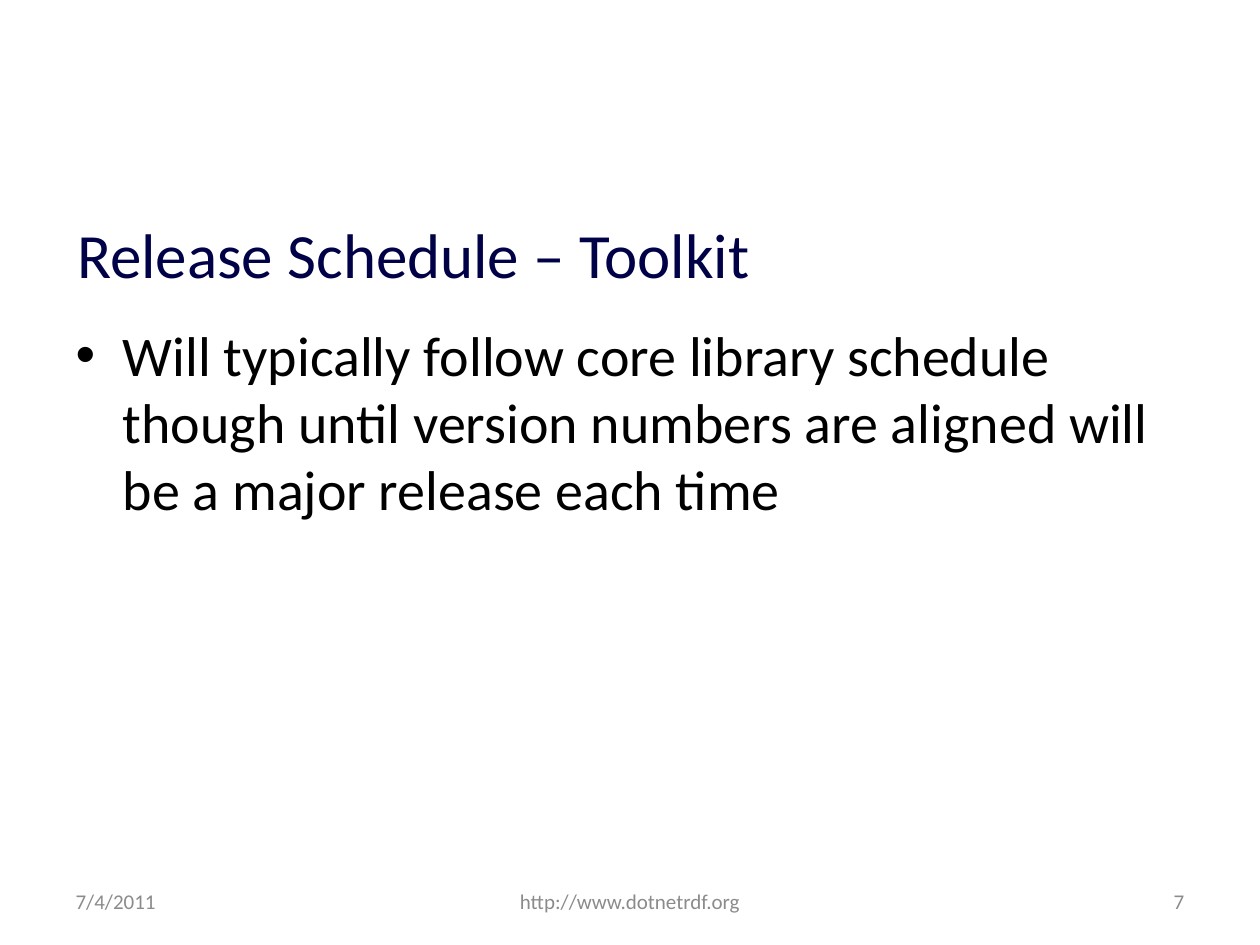
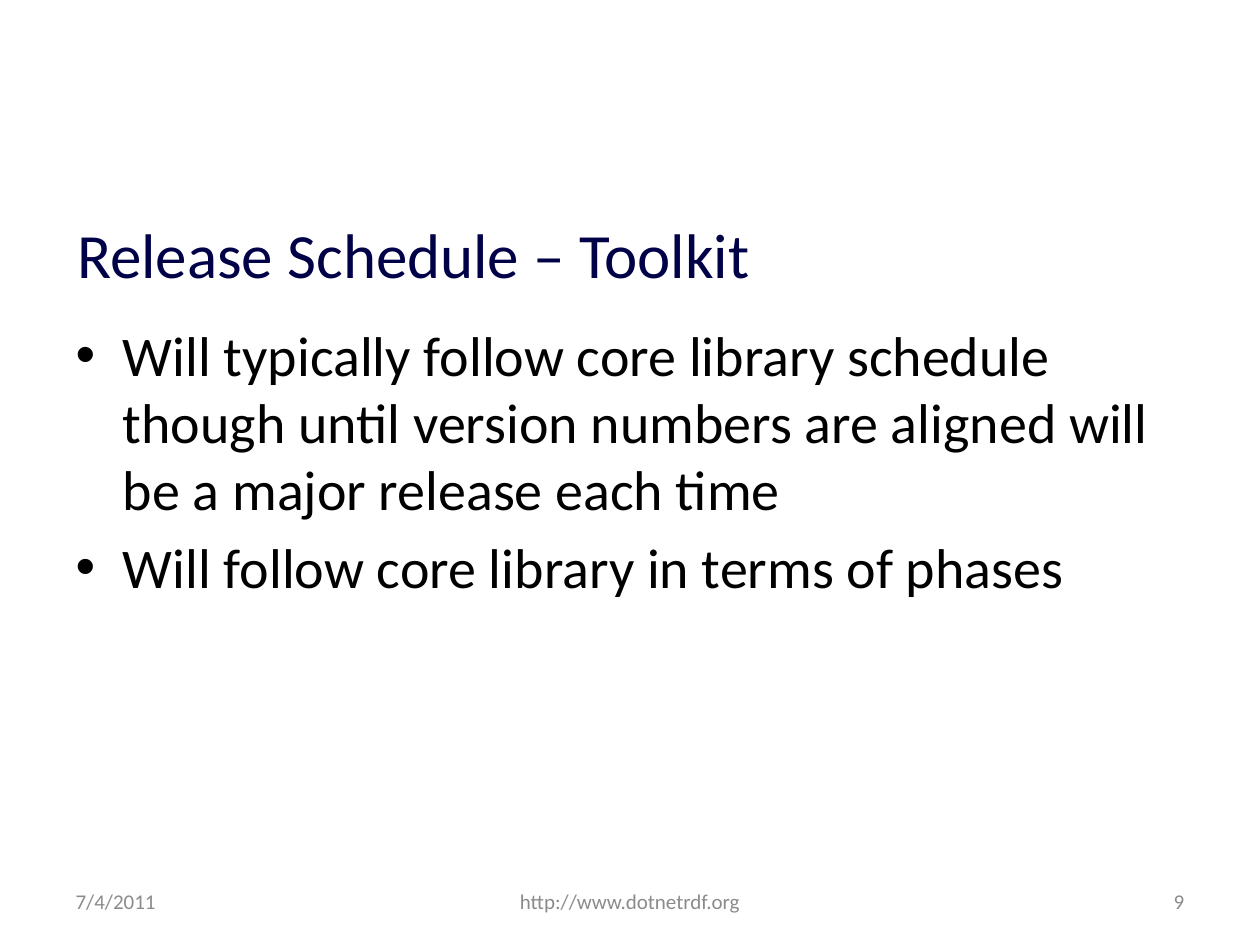
Before and after one commit to JohnGoldsmith/dotnetrdf-wiki, a slide deck: slide 9 of Slides/Roadmap.pptx (slide 7 before the commit). Drawn at 1260x945 pixels with LibreOffice and Linux fonts; fonts in the diff are those of the drawing; background and template pictures are left out. Boxes give left, top, right and bottom in pixels: in the first picture for what was removed or moved away, otherwise in the second. Text is boxed around its words. In the diff, an @@ line names an element or a change of style, - is before the commit and + after.

```diff
--- a/Slides/Roadmap.pptx
+++ b/Slides/Roadmap.pptx
@@ text at (x1=123, y1=549, x2=1063, y2=597): paragraph added @@
+• Will follow core library in terms of phases
@@ page number at (x1=1174, y1=895, x2=1185, y2=909): text changed @@
-7
+9
```
Also in this commit, not shown: 5 other slides changed, 2 slides added.
